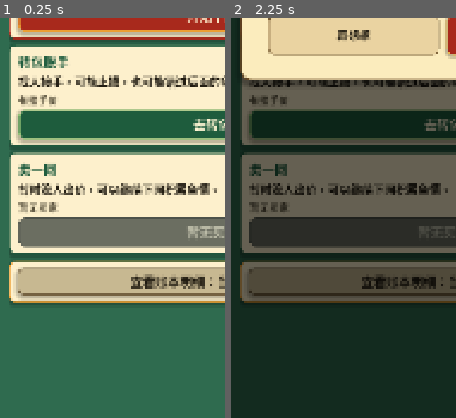
Above: before the commit, frames 1-2 (left to right).
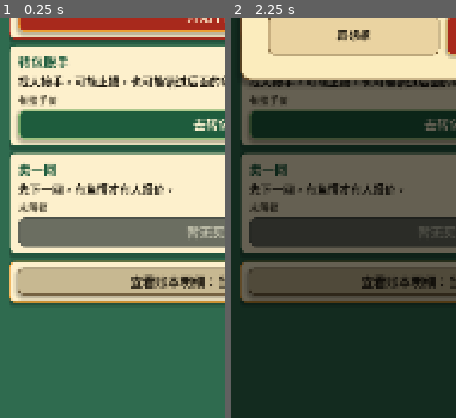
Above: after the commit, the same moments.

Repository: shawnlee6701/fishpond
Game: Godot game, scene res://scenes/AfterContractChoice.tscn
The game is run twice, just before and just after one commit, with the same random seed, the same clock (stepped at 60 frames per second) and the same inputs. This scene is started directly instead of the project's main scene.
Inputs:
- Up to frame 1 (0.25 s): no input
- Up to frame 2 (2.25 s): click "开始下网" at 0.5 s; click "再想想" at 1.25 s; click "开始下网" at 2 s
The pictures show only the part of the screen within x 3-53%, y 50-100%; the shares and areas given below are measured in that part.

The runs differ from the first frame. In frame 1, 2.2% of the frame differs, in the area x 8-97%, y 41-49%; in frame 2, 1.6%.

Commit message:
Polish sell-one-net UX

Diff:
--- a/scripts/after_contract_choice.gd
+++ b/scripts/after_contract_choice.gd
@@ -160,6 +160,7 @@
 @onready var profit_loss_value: Label = $SafeArea/PageLayout/ContentScroll/Content/OwnedPondCard/Margin/CardContent/LedgerSummary/ProfitLossRow/RowContent/Value
 @onready var profit_loss_row: PanelContainer = $SafeArea/PageLayout/ContentScroll/Content/OwnedPondCard/Margin/CardContent/LedgerSummary/ProfitLossRow
 @onready var latest_net_result_card: PanelContainer = $SafeArea/PageLayout/ContentScroll/Content/LatestNetResultCard
+@onready var content_container: VBoxContainer = $SafeArea/PageLayout/ContentScroll/Content
 @onready var latest_title_label: Label = $SafeArea/PageLayout/ContentScroll/Content/LatestNetResultCard/HintMargin/LatestContent/LatestTitleLabel
 @onready var latest_method_label: Label = $SafeArea/PageLayout/ContentScroll/Content/LatestNetResultCard/HintMargin/LatestContent/LatestMethodLabel
 @onready var latest_revenue_label: Label = $SafeArea/PageLayout/ContentScroll/Content/LatestNetResultCard/HintMargin/LatestContent/LatestRevenueLabel
@@ -221,6 +222,28 @@
 var latest_net_result: Dictionary = {}
 var ledger_expanded := false
 
+# ---- 卖一网状态机 ----
+enum SellOneNetState {
+	LOCKED_NO_CATCH,  # 还没下过网，无鱼获
+	AVAILABLE,        # 有鱼获且有报价，可卖
+	NO_BUYER,         # 有鱼获但暂无买家
+	SOLD              # 已经卖过了
+}
+
+var _sell_one_net_overlay: Control
+var _sell_one_net_dialog: PanelContainer
+var _sell_one_net_offer_price_label: Label
+var _sell_one_net_current_money_label: Label
+var _sell_one_net_after_money_label: Label
+var _sell_one_net_highlight_label: Label
+var _sell_one_net_accept_button: Button
+var _sell_one_net_reject_button: Button
+var _sell_one_net_result_banner: PanelContainer
+var _sell_one_net_banner_title: Label
+var _sell_one_net_banner_detail: Label
+var _revenue_breakdown_label: Label
+var _last_sell_one_net_income: int = 0
+
 func setup(next_game_state: GameState, next_screen_container: Control) -> void:
 	game_state = next_game_state
 	screen_container = next_screen_container
@@ -230,9 +253,11 @@
 		game_state = GameState.new()
 
 	_create_owned_pond_visual()
+	_create_revenue_breakdown_label()
 	_rebuild_work_plan_cards()
 	_create_transfer_dialog()
 	_create_harvest_result_dialog()
+	_create_sell_one_net_dialog()
 	transfer_button.pressed.connect(_on_transfer_pressed)
 	sell_one_net_button.pressed.connect(_on_sell_one_net_pressed)
 	harvest_self_button.pressed.connect(_on_harvest_self_pressed)
@@ -260,6 +285,7 @@
 	UIKit.style_label(latest_revenue_label, "body_dark")
 	UIKit.style_label(latest_cost_label, "body_dark")
 	UIKit.style_label(latest_profit_label, "body_dark")
+	UIKit.style_label(_revenue_breakdown_label, "muted")
 	UIKit.style_label(action_section_title, "section")
 	_style_ledger_rows()
 	_style_action_card(transfer_card, transfer_button, "secondary")
@@ -281,6 +307,19 @@
 	visual.set_anchors_and_offsets_preset(Control.PRESET_FULL_RECT)
 	visual.mouse_filter = Control.MOUSE_FILTER_IGNORE
 	pond_visual_host.add_child(visual)
+
+func _create_revenue_breakdown_label() -> void:
+	if is_instance_valid(_revenue_breakdown_label):
+		return
+	var ledger_summary := $SafeArea/PageLayout/ContentScroll/Content/OwnedPondCard/Margin/CardContent/LedgerSummary as VBoxContainer
+	var revenue_row := $SafeArea/PageLayout/ContentScroll/Content/OwnedPondCard/Margin/CardContent/LedgerSummary/RevenueRow as PanelContainer
+	_revenue_breakdown_label = Label.new()
+	_revenue_breakdown_label.name = "RevenueBreakdownLabel"
+	_revenue_breakdown_label.autowrap_mode = TextServer.AUTOWRAP_WORD_SMART
+	_revenue_breakdown_label.text = ""
+	_revenue_breakdown_label.visible = false
+	ledger_summary.add_child(_revenue_breakdown_label)
+	ledger_summary.move_child(_revenue_breakdown_label, revenue_row.get_index() + 1)
 
 func _style_ledger_rows() -> void:
 	var ledger_rows := [
@@ -709,26 +748,46 @@
 	harvest_self_desc_label.text = "再下一网，看看塘里还有多少货。" if has_net_result else "继续投入开工成本，看看这口塘到底有没有货。"
 	harvest_self_button.text = "继续下网" if has_net_result else "开始下网"
 	transfer_button.text = "去转包"
-	sell_one_net_button.text = "去卖一网"
 	transfer_button.disabled = current_transfer_offer.is_empty() or game_state.drained
-	sell_one_net_button.disabled = current_one_net_offer.is_empty() or game_state.sold_one_net
 	harvest_self_button.disabled = not game_state.can_pay(game_state.get_work_cost("low"))
 	transfer_status_label.text = "有接手价" if not transfer_button.disabled else "暂无报价"
 	harvest_self_status_label.text = "主操作" if not harvest_self_button.disabled else "本钱不够"
 	if current_transfer_offer.is_empty():
 		transfer_button.text = "暂无报价"
-	if game_state.sold_one_net:
-		sell_one_net_status_label.text = "已卖出"
-		sell_one_net_desc_label.text = "这一局已经卖过一网，不能再拆着卖。"
-		sell_one_net_button.text = "已卖出"
-	elif current_one_net_offer.is_empty():
-		sell_one_net_status_label.text = "暂无买家"
-		sell_one_net_desc_label.text = "暂时没人出价，可以继续下网积累鱼情。"
-		sell_one_net_button.text = "暂无买家"
-	else:
-		sell_one_net_status_label.text = "可用"
-		sell_one_net_desc_label.text = "拿已有鱼获去找买家报价。"
-		sell_one_net_button.text = "去卖一网"
+
+	# ---- 卖一网状态机渲染 ----
+	var current_state := _get_sell_one_net_state()
+	match current_state:
+		SellOneNetState.LOCKED_NO_CATCH:
+			sell_one_net_card.visible = true
+			sell_one_net_status_label.text = "未解锁"
+			sell_one_net_desc_label.text = "先下一网，有鱼情才有人报价。"
+			sell_one_net_button.text = "暂无买家"
+			sell_one_net_button.disabled = true
+			_set_banner_visible(false)
+		SellOneNetState.AVAILABLE:
+			sell_one_net_card.visible = true
+			sell_one_net_status_label.text = "有报价"
+			sell_one_net_desc_label.text = "有人愿意出钱买这一网，接受后立刻入账。"
+			sell_one_net_button.text = "查看报价"
+			sell_one_net_button.disabled = false
+			_set_banner_visible(false)
+		SellOneNetState.NO_BUYER:
+			sell_one_net_card.visible = true
+			sell_one_net_status_label.text = "暂无买家"
+			sell_one_net_desc_label.text = "现在没人出价，可以继续下网看看。"
+			sell_one_net_button.text = "暂无买家"
+			sell_one_net_button.disabled = true
+			_set_banner_visible(false)
+		SellOneNetState.SOLD:
+			sell_one_net_card.visible = false
+			sell_one_net_button.disabled = true
+			_set_banner_visible(true)
+			var sold_income := _last_sell_one_net_income if _last_sell_one_net_income > 0 else game_state.one_net_income
+			if sold_income > 0:
+				_set_banner_text("卖一网成功：+%d 元已入账" % sold_income, "这一网已卖出，不能重复卖")
+			else:
+				_set_banner_text("这一网已经卖过", "不能重复卖")
 
 	_update_work_buttons()
 
@@ -738,11 +797,28 @@
 	inspection_spent_value.text = "%d 元" % int(ledger.get("inspection_spent", 0))
 	total_invested_value.text = "%d 元" % int(ledger.get("total_invested", 0))
 	revenue_value.text = "%d 元" % int(ledger.get("revenue", 0))
+	_render_revenue_breakdown()
 	var current_profit_loss := int(ledger.get("current_profit_loss", 0))
 	profit_loss_value.text = "%+d 元" % current_profit_loss if current_profit_loss != 0 else "0 元"
 	UIKit.style_label(profit_loss_value, "body_dark")
 	profit_loss_value.add_theme_color_override("font_color", UIKit.GREEN if current_profit_loss > 0 else UIKit.RED if current_profit_loss < 0 else UIKit.INK)
 	profit_loss_row.add_theme_stylebox_override("panel", UIKit.make_style(Color(1.0, 0.92, 0.70, 0.95), UIKit.GREEN_LIGHT if current_profit_loss > 0 else UIKit.RED if current_profit_loss < 0 else UIKit.GOLD, 8, 3, false))
+
+func _render_revenue_breakdown() -> void:
+	if not is_instance_valid(_revenue_breakdown_label):
+		return
+	var fish_revenue := game_state.fish_income
+	var one_net_revenue := game_state.one_net_income
+	var transfer_revenue := game_state.transfer_income
+	var parts := PackedStringArray()
+	if fish_revenue > 0:
+		parts.append("鱼获收入 %d 元" % fish_revenue)
+	if one_net_revenue > 0:
+		parts.append("卖一网入账 +%d 元" % one_net_revenue)
+	if transfer_revenue > 0:
+		parts.append("转包入账 %d 元" % transfer_revenue)
+	_revenue_breakdown_label.visible = parts.size() > 1 or one_net_revenue > 0
+	_revenue_breakdown_label.text = " + ".join(parts) if _revenue_breakdown_label.visible else ""
 
 func _render_latest_net_result() -> void:
 	latest_net_result_card.visible = not latest_net_result.is_empty()
@@ -881,6 +957,7 @@
 
 func _hide_detail_panels() -> void:
 	_close_transfer_dialog()
+	_close_sell_one_net_dialog()
 	_show_choice_page()
 
 func _show_choice_page() -> void:
@@ -919,6 +996,204 @@
 func _close_transfer_dialog() -> void:
 	UIKit.hide_modal(transfer_overlay)
 
+func _get_sell_one_net_state() -> int:
+	if game_state.sold_one_net:
+		return SellOneNetState.SOLD
+
+	# LOCKED_NO_CATCH: no net result and no fish income yet
+	var has_any_catch := not latest_net_result.is_empty() or game_state.self_net_count > 0 or game_state.fish_income > 0
+	if not has_any_catch:
+		return SellOneNetState.LOCKED_NO_CATCH
+
+	# NO_BUYER: has catch but no one_net_offer
+	if current_one_net_offer.is_empty():
+		return SellOneNetState.NO_BUYER
+
+	# AVAILABLE: has catch and has offer
+	return SellOneNetState.AVAILABLE
+
+func _create_sell_one_net_dialog() -> void:
+	var modal := UIKit.create_modal_layer(self, "SellOneNetModal")
+	_sell_one_net_overlay = modal["overlay"] as Control
+	_sell_one_net_dialog = modal["card"] as PanelContainer
+	var dim_overlay := modal["mask"] as Control
+	dim_overlay.name = "SellOneNetDimOverlay"
+	_sell_one_net_overlay.set_meta("_structure_name", "SellOneNetDialog")
+	_sell_one_net_dialog.name = "SellOneNetDialogCard"
+	_sell_one_net_dialog.add_theme_stylebox_override("panel", UIKit.make_style(Color(0.98, 0.90, 0.72, 0.99), UIKit.GREEN, 16, 4, true))
+
+	var content := VBoxContainer.new()
+	content.name = "Content"
+	content.add_theme_constant_override("separation", 14)
+	_sell_one_net_dialog.add_child(content)
+
+	# -- Title --
+	var title := Label.new()
+	title.name = "TitleLabel"
+	title.text = "有人要买这一网"
+	UIKit.style_modal_title(title)
+	content.add_child(title)
+
+	# -- Offer price highlight --
+	_sell_one_net_highlight_label = Label.new()
+	_sell_one_net_highlight_label.name = "SellOneNetOfferHighlight"
+	_sell_one_net_highlight_label.custom_minimum_size = Vector2(0, 64)
+	_sell_one_net_highlight_label.autowrap_mode = TextServer.AUTOWRAP_WORD_SMART
+	UIKit.style_highlight_label(_sell_one_net_highlight_label, "price")
+	content.add_child(_sell_one_net_highlight_label)
+
+	# -- Deal summary rows --
+	var summary := VBoxContainer.new()
+	summary.name = "DealSummaryRows"
+	summary.add_theme_constant_override("separation", 6)
+	summary.custom_minimum_size = Vector2(0, 8)
+	content.add_child(summary)
+
+	_sell_one_net_offer_price_label = Label.new()
+	_sell_one_net_offer_price_label.name = "ImmediateIncomeRow"
+	_sell_one_net_offer_price_label.text = "接受后入账：+0 元"
+	_sell_one_net_offer_price_label.autowrap_mode = TextServer.AUTOWRAP_WORD_SMART
+	UIKit.style_label(_sell_one_net_offer_price_label, "body_dark")
+	summary.add_child(_sell_one_net_offer_price_label)
+
+	_sell_one_net_current_money_label = Label.new()
+	_sell_one_net_current_money_label.name = "CurrentMoneyRow"
+	_sell_one_net_current_money_label.text = "当前本钱：0 元"
+	_sell_one_net_current_money_label.autowrap_mode = TextServer.AUTOWRAP_WORD_SMART
+	UIKit.style_label(_sell_one_net_current_money_label, "body_dark")
+	summary.add_child(_sell_one_net_current_money_label)
+
+	_sell_one_net_after_money_label = Label.new()
+	_sell_one_net_after_money_label.name = "MoneyAfterSellOneNetRow"
+	_sell_one_net_after_money_label.text = "接受后本钱：0 元"
+	_sell_one_net_after_money_label.autowrap_mode = TextServer.AUTOWRAP_WORD_SMART
+	UIKit.style_label(_sell_one_net_after_money_label, "body_dark")
+	summary.add_child(_sell_one_net_after_money_label)
+
+	var sold_state_row := Label.new()
+	sold_state_row.name = "SoldStateRow"
+	sold_state_row.text = "卖出后：这一网不能重复卖"
+	sold_state_row.autowrap_mode = TextServer.AUTOWRAP_WORD_SMART
+	UIKit.style_label(sold_state_row, "body_dark")
+	summary.add_child(sold_state_row)
+
+	# -- Explain text --
+	var explain := Label.new()
+	explain.name = "ExplainText"
+	explain.text = "买家只买这一网，不买整口塘。接受后，这一网会标记为已卖出。"
+	explain.autowrap_mode = TextServer.AUTOWRAP_WORD_SMART
+	UIKit.style_label(explain, "muted")
+	content.add_child(explain)
+
+	# -- Buttons --
+	var buttons := HBoxContainer.new()
+	buttons.name = "ButtonRow"
+	buttons.add_theme_constant_override("separation", 14)
+	content.add_child(buttons)
+
+	_sell_one_net_reject_button = Button.new()
+	_sell_one_net_reject_button.name = "RejectSellOneNetButton"
+	_sell_one_net_reject_button.text = "再等等"
+	_sell_one_net_reject_button.custom_minimum_size = Vector2(0, 78)
+	_sell_one_net_reject_button.size_flags_horizontal = Control.SIZE_EXPAND_FILL
+	UIKit.style_button(_sell_one_net_reject_button, "ghost")
+	_sell_one_net_reject_button.pressed.connect(_on_sell_one_net_reject_pressed)
+	buttons.add_child(_sell_one_net_reject_button)
+
+	_sell_one_net_accept_button = Button.new()
+	_sell_one_net_accept_button.name = "AcceptSellOneNetButton"
+	_sell_one_net_accept_button.text = "接受卖出"
+	_sell_one_net_accept_button.custom_minimum_size = Vector2(0, 78)
+	_sell_one_net_accept_button.size_flags_horizontal = Control.SIZE_EXPAND_FILL
+	UIKit.style_button(_sell_one_net_accept_button, "primary")
+	_sell_one_net_accept_button.pressed.connect(_on_sell_one_net_accept_pressed)
+	buttons.add_child(_sell_one_net_accept_button)
+
+	# -- Create result banner (placed in page content, shown after sold) --
+	_sell_one_net_result_banner = PanelContainer.new()
+	_sell_one_net_result_banner.name = "SellOneNetResultBanner"
+	_sell_one_net_result_banner.custom_minimum_size = Vector2(0, 112)
+	_sell_one_net_result_banner.add_theme_stylebox_override("panel", UIKit.make_style(Color(0.88, 0.96, 0.82, 0.96), UIKit.GREEN, 10, 3, false))
+	_sell_one_net_result_banner.visible = false
+
+	var banner_margin := MarginContainer.new()
+	banner_margin.add_theme_constant_override("margin_left", 20)
+	banner_margin.add_theme_constant_override("margin_top", 14)
+	banner_margin.add_theme_constant_override("margin_right", 20)
+	banner_margin.add_theme_constant_override("margin_bottom", 14)
+	_sell_one_net_result_banner.add_child(banner_margin)
+
+	var banner_content := VBoxContainer.new()
+	banner_content.name = "BannerContent"
+	banner_content.add_theme_constant_override("separation", 6)
+	banner_margin.add_child(banner_content)
+
+	_sell_one_net_banner_title = Label.new()
+	_sell_one_net_banner_title.name = "BannerTitle"
+	_sell_one_net_banner_title.horizontal_alignment = HORIZONTAL_ALIGNMENT_CENTER
+	_sell_one_net_banner_title.autowrap_mode = TextServer.AUTOWRAP_WORD_SMART
+	UIKit.style_label(_sell_one_net_banner_title, "section")
+	_sell_one_net_banner_title.add_theme_color_override("font_color", UIKit.GREEN)
+	banner_content.add_child(_sell_one_net_banner_title)
+
+	_sell_one_net_banner_detail = Label.new()
+	_sell_one_net_banner_detail.name = "BannerDetail"
+	_sell_one_net_banner_detail.horizontal_alignment = HORIZONTAL_ALIGNMENT_CENTER
+	_sell_one_net_banner_detail.autowrap_mode = TextServer.AUTOWRAP_WORD_SMART
+	UIKit.style_label(_sell_one_net_banner_detail, "body_dark")
+	banner_content.add_child(_sell_one_net_banner_detail)
+	# Insert after LatestNetResultCard in the page content
+	if is_instance_valid(content_container) and is_instance_valid(latest_net_result_card):
+		var latest_index: int = latest_net_result_card.get_index()
+		content_container.add_child(_sell_one_net_result_banner)
+		content_container.move_child(_sell_one_net_result_banner, maxi(0, latest_index + 1))
+	else:
+		push_warning("SellOneNetDialog: content_container or latest_net_result_card not available; banner not placed.")
+
+func _close_sell_one_net_dialog() -> void:
+	UIKit.hide_modal(_sell_one_net_overlay)
+
+func _set_banner_visible(flag: bool) -> void:
+	if is_instance_valid(_sell_one_net_result_banner):
+		_sell_one_net_result_banner.visible = flag
+
+func _set_banner_text(title: String, detail := "这一网已卖出，不能重复卖") -> void:
+	if is_instance_valid(_sell_one_net_banner_title):
+		_sell_one_net_banner_title.text = title
+	if is_instance_valid(_sell_one_net_banner_detail):
+		_sell_one_net_banner_detail.text = detail
+
+func _show_sell_one_net_dialog() -> void:
+	var income := int(current_one_net_offer.get("income", 0))
+	var current_money := game_state.cash
+	var money_after_sell_one_net := current_money + income
+	_sell_one_net_highlight_label.text = "买家出价：%d 元" % income
+	_sell_one_net_offer_price_label.text = "接受后入账：+%d 元" % income
+	_sell_one_net_current_money_label.text = "当前本钱：%d 元" % current_money
+	_sell_one_net_after_money_label.text = "接受后本钱：%d 元" % money_after_sell_one_net
+	_sell_one_net_accept_button.text = "接受卖出（+%d）" % income
+	_sell_one_net_accept_button.disabled = false
+	_show_auto_sell_one_net_modal()
+
+func _show_auto_sell_one_net_modal() -> void:
+	_layout_sell_one_net_modal()
+	_sell_one_net_overlay.visible = true
+	move_child(_sell_one_net_overlay, get_child_count() - 1)
+
+func _layout_sell_one_net_modal() -> void:
+	var viewport_size := Vector2i(size)
+	if viewport_size.x <= 0 or viewport_size.y <= 0:
+		viewport_size = Vector2i(get_viewport_rect().size)
+	var safe_width := maxi(1, viewport_size.x - 48)
+	var safe_height := maxi(1, viewport_size.y - 48)
+	var target_width := clampi(int(viewport_size.x * 0.90), mini(340, safe_width), mini(920, safe_width))
+	var max_height := mini(int(viewport_size.y * 0.80), safe_height)
+	_sell_one_net_dialog.size = Vector2(target_width, 0)
+	var content_height := ceili(_sell_one_net_dialog.get_combined_minimum_size().y)
+	var target_height := mini(maxi(content_height, 1), max_height)
+	_sell_one_net_dialog.size = Vector2(target_width, target_height)
+	_sell_one_net_dialog.position = Vector2((viewport_size.x - target_width) * 0.5, (viewport_size.y - target_height) * 0.5)
+
 func _refresh_transfer_offer() -> void:
 	game_state.current_pond["estimated_transfer_value"] = game_state.get_current_pond_estimated_value()
 	current_transfer_offer = resolver.generate_transfer_offer(game_state.current_pond)
@@ -982,22 +1257,50 @@
 		UIKit.layout_modal(self, transfer_dialog, 0.90, 1100, Vector2i(340, 640), Vector2i(920, 1180))
 	if harvest_result_overlay != null and harvest_result_overlay.visible:
 		UIKit.layout_modal(self, harvest_result_dialog, 0.86, 1060, Vector2i(340, 700), Vector2i(860, 1160))
+	if _sell_one_net_overlay != null and _sell_one_net_overlay.visible:
+		_layout_sell_one_net_modal()
 
 func _on_sell_one_net_pressed() -> void:
+	var current_state := _get_sell_one_net_state()
+
+	if current_state != SellOneNetState.AVAILABLE:
+		message_label.text = "当前不能卖一网。"
+		_render()
+		return
+
 	_hide_detail_panels()
+	_show_sell_one_net_dialog()
+
+func _on_sell_one_net_accept_pressed() -> void:
+	if _sell_one_net_accept_button.disabled:
+		return
+
+	_sell_one_net_accept_button.disabled = true
+	if current_one_net_offer.is_empty():
+		message_label.text = "卖一网报价已过期，无法完成交易。"
+		_close_sell_one_net_dialog()
+		_render()
+		return
 	if game_state.sold_one_net:
-		message_label.text = "这一局已经卖过一网了，不能再把机会拆着卖。"
+		message_label.text = "这一网已经卖过，不能重复交易。"
+		_close_sell_one_net_dialog()
 		_render()
 		return
-	if current_one_net_offer.is_empty():
-		message_label.text = "暂时没人愿意买一网。先自己下一网，把鱼情打出来。"
-		_render()
-		return
-
-	if game_state.apply_one_net(int(current_one_net_offer.get("income", 0)), str(current_one_net_offer.get("text", ""))):
-		message_label.text = str(game_state.last_result.get("message", "买家这一网已经开出来，塘口估值已更新。"))
+
+	var income := int(current_one_net_offer.get("income", 0))
+	if game_state.apply_one_net(income, str(current_one_net_offer.get("text", ""))):
+		_last_sell_one_net_income = income
+		_set_banner_text("卖一网成功：+%d 元已入账" % income, "这一网已卖出，不能重复卖")
+		_set_banner_visible(true)
+		message_label.text = "卖一网成功，+%d 元已入账。" % income
 		current_one_net_offer = {}
 		_refresh_transfer_offer()
+	_close_sell_one_net_dialog()
+	_render()
+
+func _on_sell_one_net_reject_pressed() -> void:
+	_close_sell_one_net_dialog()
+	message_label.text = "你决定先不出售这一网，继续看看行情。"
 	_render()
 
 func _on_harvest_self_pressed() -> void:
--- a/tools/ui_flow_smoke_test.gd
+++ b/tools/ui_flow_smoke_test.gd
@@ -316,7 +316,8 @@
 	var sell_button := choice_screen.find_child("SellOneNetButton", true, false) as Button
 	_check(sell_button.disabled, "未打出鱼情时卖一网按钮正确禁用")
 	var sell_status := choice_screen.find_child("ActionCard_SellOneNet", true, false).find_child("ActionStatusLabel", true, false) as Label
-	_check(sell_status.text == "暂无买家", "未打出鱼情时卖一网说明暂无买家")
+	var sell_desc := choice_screen.find_child("ActionCard_SellOneNet", true, false).find_child("ActionDescLabel", true, false) as Label
+	_check(sell_status.text == "未解锁" and sell_desc.text.contains("先下一网"), "未打出鱼情时卖一网说明未解锁")
 
 	var self_button := choice_screen.find_child("HarvestSelfButton", true, false) as Button
 	self_button.pressed.emit()
@@ -396,7 +397,47 @@
 	_check(not sell_button.disabled, "打出鱼情后卖一网按钮可用")
 	sell_button.pressed.emit()
 	await _settle_frames()
-	_check(choice_state.sold_one_net, "卖一网按钮执行交易并更新状态")
+	var sell_modal := choice_screen.get_node("SellOneNetModal") as Control
+	var sell_dialog := sell_modal.find_child("SellOneNetDialogCard", true, false) as PanelContainer
+	var sell_highlight := sell_modal.find_child("SellOneNetOfferHighlight", true, false) as Label
+	var current_money_row := sell_modal.find_child("CurrentMoneyRow", true, false) as Label
+	var after_money_row := sell_modal.find_child("MoneyAfterSellOneNetRow", true, false) as Label
+	var accept_sell_button := _find_button_with_prefix(sell_modal, "接受卖出（+")
+	var reject_sell_button := _find_button_by_text(sell_modal, "再等等")
+	var offered_income := int(Dictionary(choice_screen.get("current_one_net_offer")).get("income", 0))
+	var money_before_sell := choice_state.cash
+	_check(sell_modal.visible and sell_dialog != null, "卖一网按钮打开报价弹窗")
+	_check(sell_highlight.text == "买家出价：%d 元" % offered_income, "卖一网弹窗突出显示买家出价")
+	_check(current_money_row.text == "当前本钱：%d 元" % money_before_sell and after_money_row.text == "接受后本钱：%d 元" % (money_before_sell + offered_income), "卖一网弹窗显示当前本钱和接受后本钱")
+	_check(accept_sell_button != null and reject_sell_button != null and accept_sell_button.text == "接受卖出（+%d）" % offered_income, "卖一网弹窗按钮主次和报价文案完整")
+	for viewport_size in [Vector2i(540, 960), Vector2i(720, 1280), Vector2i(1080, 1920)]:
+		choice_screen.size = Vector2(viewport_size)
+		choice_screen.call("_on_viewport_size_changed")
+		await _settle_frames()
+		var scale := minf(float(viewport_size.x) / 1080.0, float(viewport_size.y) / 1920.0)
+		var scaled_dialog_width := sell_dialog.size.x * scale
+		var scaled_dialog_height := sell_dialog.size.y * scale
+		var sell_width_ratio := scaled_dialog_width / float(viewport_size.x)
+		var sell_card_in_bounds := scaled_dialog_width <= float(viewport_size.x - 48) and scaled_dialog_height <= float(viewport_size.y * 0.80)
+		var sell_buttons := sell_modal.find_child("ButtonRow", true, false) as HBoxContainer
+		var sell_buttons_visible := sell_buttons != null and sell_buttons.position.y + sell_buttons.size.y <= sell_dialog.size.y
+		_check(sell_width_ratio >= 0.85 and sell_width_ratio <= 0.92 and sell_card_in_bounds and sell_buttons_visible, "%dx%d 下卖一网弹窗自适应高度且按钮可见" % [viewport_size.x, viewport_size.y])
+	choice_screen.size = Vector2(1080, 1920)
+	choice_screen.call("_on_viewport_size_changed")
+	await _settle_frames()
+	if accept_sell_button != null:
+		accept_sell_button.pressed.emit()
+		await _settle_frames()
+	var success_banner := choice_screen.find_child("SellOneNetResultBanner", true, false) as PanelContainer
+	var success_banner_title: Label = null
+	if success_banner != null:
+		success_banner_title = success_banner.find_child("BannerTitle", true, false) as Label
+	var revenue_breakdown := choice_screen.find_child("RevenueBreakdownLabel", true, false) as Label
+	var sell_action_card := choice_screen.find_child("ActionCard_SellOneNet", true, false) as PanelContainer
+	_check(choice_state.sold_one_net, "卖一网接受按钮执行交易并更新状态")
+	_check(success_banner != null and success_banner.visible and success_banner_title != null and success_banner_title.text.contains("+%d 元已入账" % offered_income), "卖一网成功后显示明显入账反馈条")
+	_check(revenue_breakdown != null and revenue_breakdown.visible and revenue_breakdown.text.contains("鱼获收入") and revenue_breakdown.text.contains("卖一网入账 +%d 元" % offered_income), "当前收入拆分鱼获收入和卖一网入账")
+	_check(not sell_action_card.visible, "已卖出后操作区不显示大号卖一网按钮")
 
 	self_button.pressed.emit()
 	await _settle_frames()
@@ -540,6 +581,14 @@
 	return null
 
 
+func _find_button_with_prefix(node: Node, prefix: String) -> Button:
+	for child in node.find_children("*", "Button", true, false):
+		var button := child as Button
+		if button.text.begins_with(prefix):
+			return button
+	return null
+
+
 func _check(condition: bool, description: String) -> void:
 	if condition:
 		print("UI_FLOW_OK: %s" % description)
Not shown, changed: AGENTS.md
